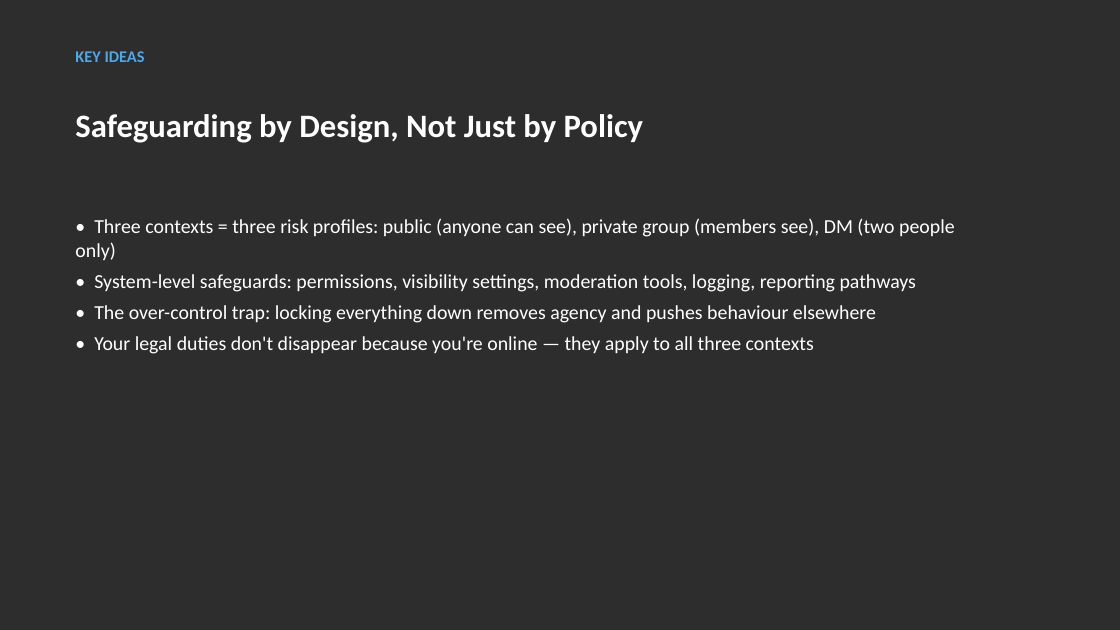
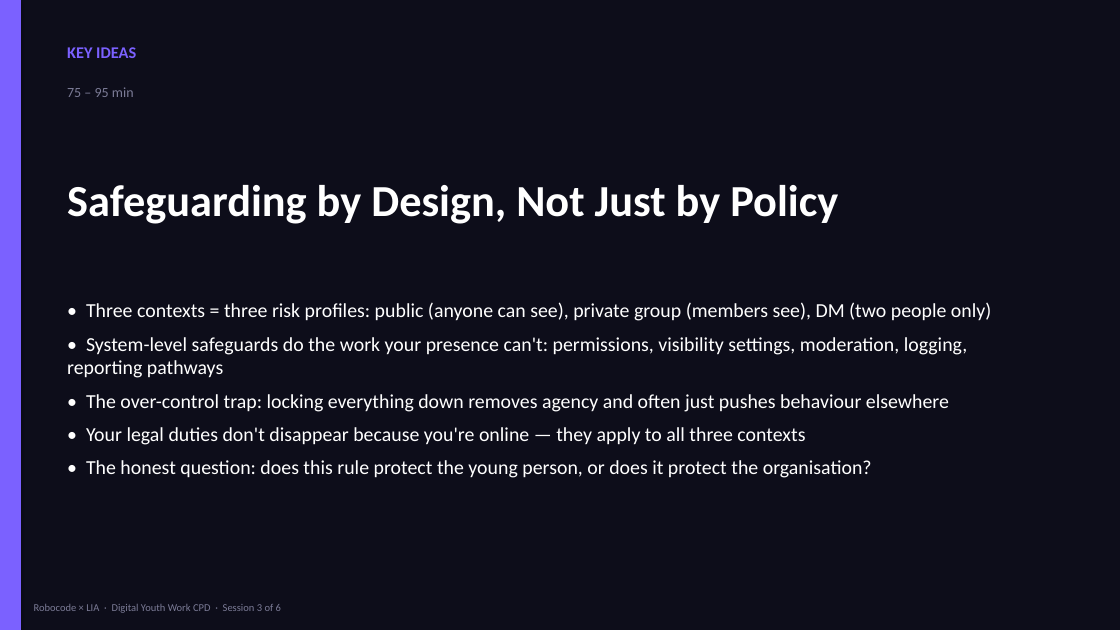
Before and after one commit to bh1ff/cpd-v2, a slide deck: slide 16 of assets/downloads/Session-3-Keeping-Young-People-Safe-Online.pptx (slide 9 before the commit). Drawn at 1120x630 pixels with LibreOffice and Linux fonts; fonts in the diff are those of the drawing. Boxes give left, top, right and bottom in pixels: in the first picture for what was removed or moved away, otherwise in the second. Text is boxed around its words. In the diff, an @@ line names an element or a change of style, - is before the commit and + after.

```diff
--- a/assets/downloads/Session-3-Keeping-Young-People-Safe-Online.pptx
+++ b/assets/downloads/Session-3-Keeping-Young-People-Safe-Online.pptx
@@ background #2D2D2D to #0D0D1A @@
@@ rectangle added at [0,0,21,630], fill #7B61FF @@
@@ text "KEY IDEAS" at [67,47,136,58]: text colour #4EA8E6 to #7B61FF @@
@@ text added at [67,87,134,97], 12 pt, text #7B7B96 @@
+75 – 95 min
@@ text "Safeguarding by Design, Not Just ...": place and size @@
-text "Safeguarding by Design, Not Just ..." at [75,114,644,143]
+text "Safeguarding by Design, Not Just ..." at [67,185,838,224]
@@ text "Safeguarding by Design, Not Just ..." at [67,185,838,224]: size 28 to 38 pt @@
@@ text "• Three contexts = three ...": place and size @@
-text "• Three contexts = three ..." at [75,218,955,354]
+text "• Three contexts = three ..." at [67,302,991,478]
@@ text at [86,302,991,445]: more space between paragraphs @@
@@ text at [67,337,967,412]: text changed @@
-• System-level safeguards: permissions, visibility settings, moderation tools, logging, reporting pathways
-• The over-control trap: locking everything down removes agency and pushes behaviour elsewhere
+• System-level safeguards do the work your presence can't: permissions, visibility settings, moderation, logging, reporting pathways
+• The over-control trap: locking everything down removes agency and often just pushes behaviour elsewhere
@@ text at [86,460,872,478]: paragraph added @@
+• The honest question: does this rule protect the young person, or does it protect the organisation?
@@ text added at [34,604,281,613], 9 pt, text #7B7B96 @@
+Robocode × LIA · Digital Youth Work CPD · Session 3 of 6
```
Also in this commit, not shown: 15 other slides changed, 16 slides added, 1 slide removed, 2 other files.
